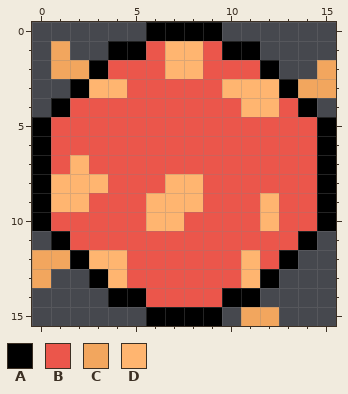
Two states of a pixel-art sprite, docs/favicon.png. That is the earlier state.
The file is 16x16 pixels.
Palette (. is transparent): A #000000  B #eb564b  C #f2a65e  D #ffb570
The same view after the edit:
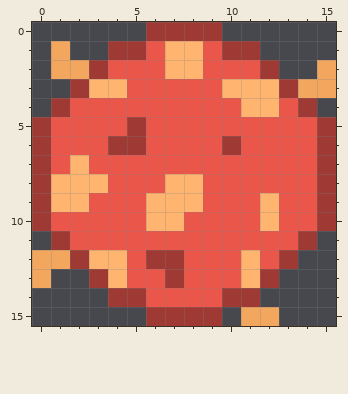
From the commit log: softer logo
The edit:
Colour A changes from #000000 to #9e3a33.
Colour B becomes colour A in row 5 at x 5; in row 6 at x 4 to 5 and 10; in row 12 at x 6 to 7; in row 13 at x 7.
Boxes around the changes in both pictures, in picture pixels (x1, y1, x2, y2):
changed: (32, 22, 336, 326)
